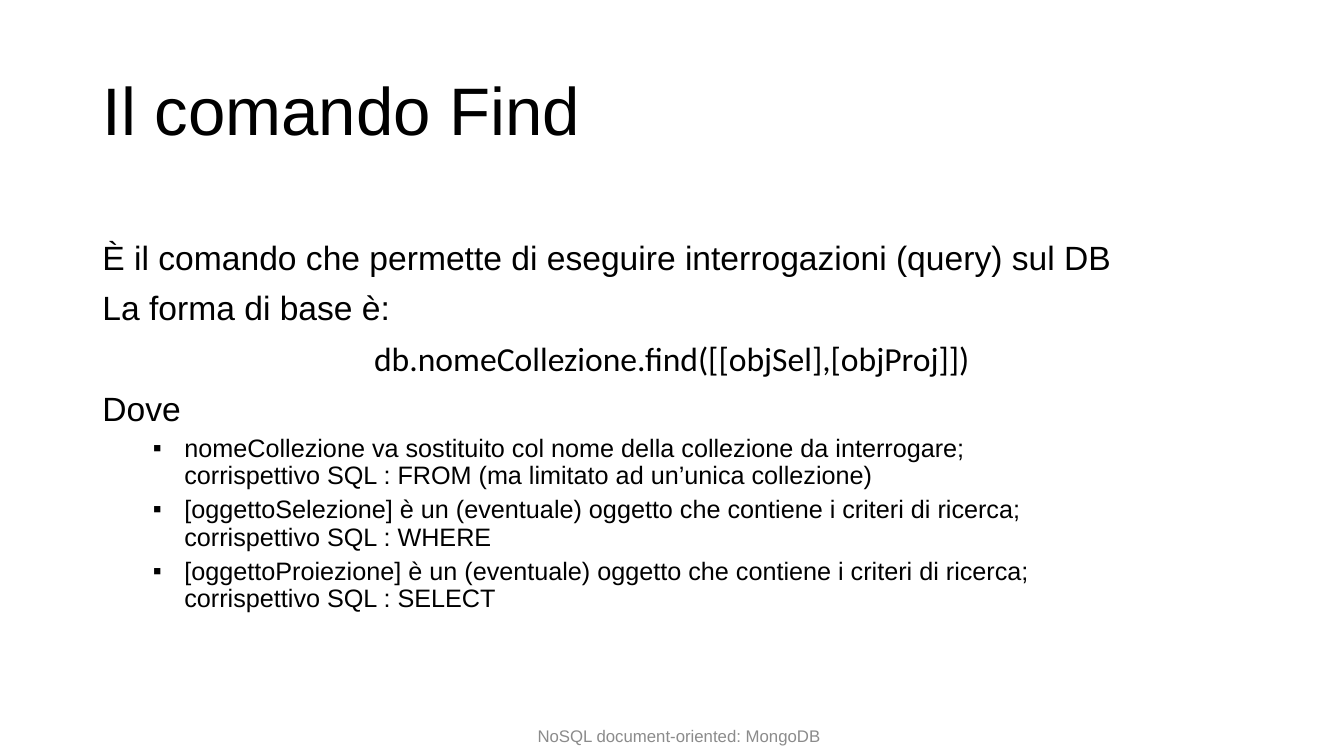
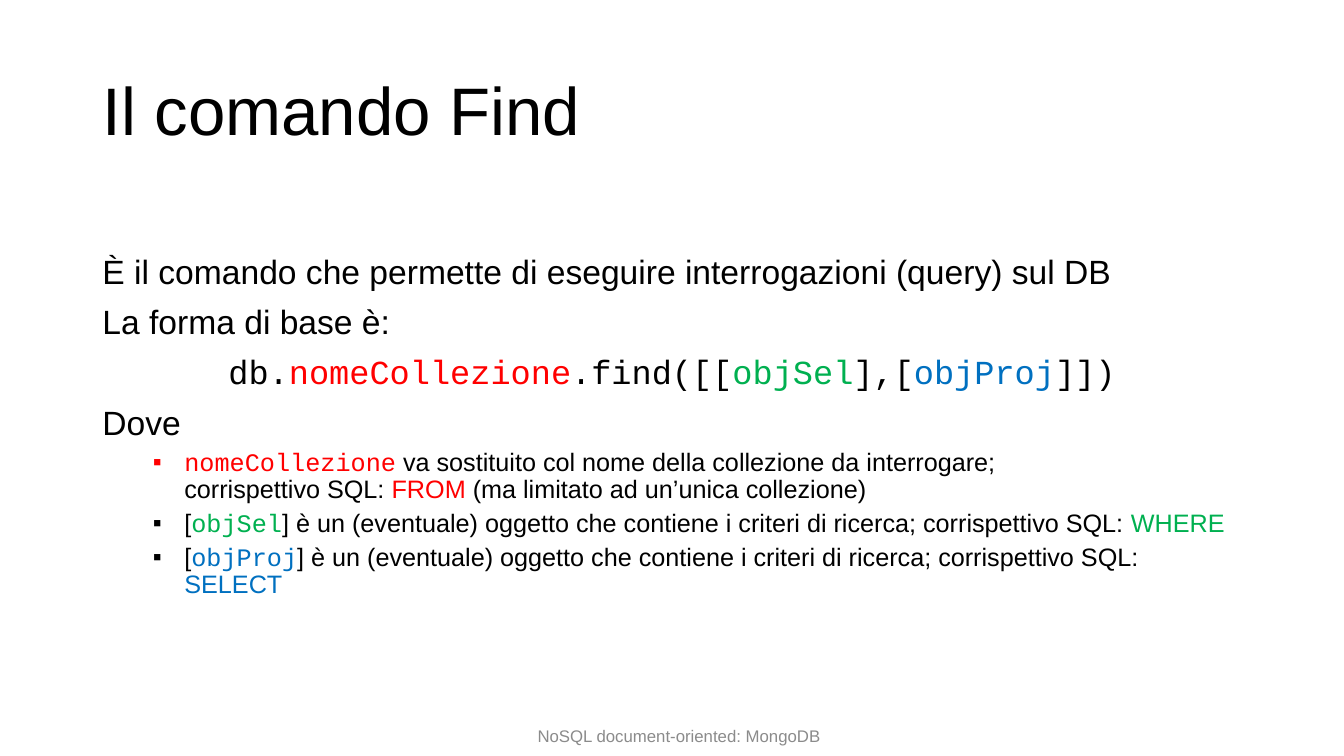
Before and after one commit to w4bo/teaching-seminario-nosql, a slide deck: slide 36 of slides/Document-based db.pptx. Drawn at 1344x756 pixels with LibreOffice and Linux fonts; fonts in the diff are those of the drawing. Boxes give left, top, right and bottom in pixels: in the first picture for what was removed or moved away, otherwise in the second. Text is boxed around its words. In the diff, an @@ line names an element or a change of style, - is before the commit and + after.

```diff
--- a/slides/Document-based db.pptx
+++ b/slides/Document-based db.pptx
@@ text at [228,360,1115,391]: font Calibri to Courier New, text colour #000000 to #FF0000, text colour #000000 to #00B050, text colour #000000 to #0070C0 in "db.nomeCollezione.find([[objSel],[objProj]])" @@
@@ text at [184,452,1225,594]: text changed @@
-  ▪ nomeCollezione va sostituito col nome della collezione da interrogare;
-    corrispettivo SQL : FROM (ma limitato ad un’unica collezione)
-  ▪ [oggettoSelezione] è un (eventuale) oggetto che contiene i criteri di ricerca;
-    corrispettivo SQL : WHERE
-  ▪ [oggettoProiezione] è un (eventuale) oggetto che contiene i criteri di ricerca;
-    corrispettivo SQL : SELECT
+  ▪ nomeCollezione va sostituito col nome della collezione da interrogare;
+    corrispettivo SQL: FROM (ma limitato ad un’unica collezione)
+  ▪ [objSel] è un (eventuale) oggetto che contiene i criteri di ricerca; corrispettivo SQL: WHERE
+  ▪ [objProj] è un (eventuale) oggetto che contiene i criteri di ricerca; corrispettivo SQL: SELECT
```
Also in this commit, not shown: 15 other slides changed, 1 slide added, 2 other files.
